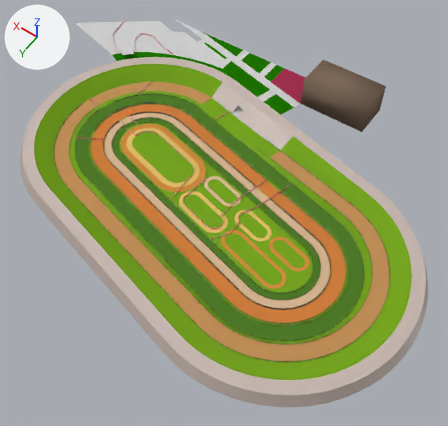
What one commit did to the Blender file assets/course/tracen-course/tracen-course-col.blend.
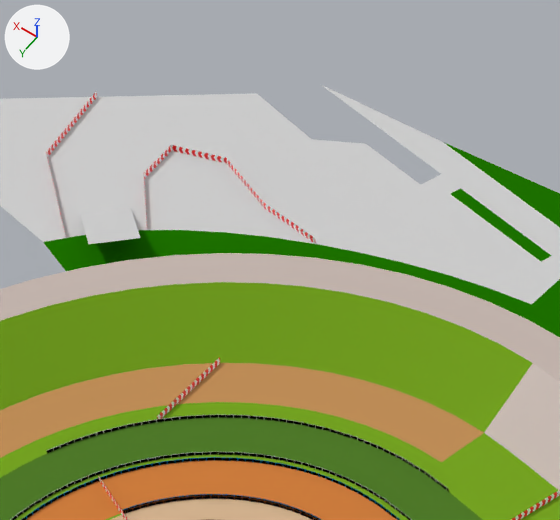
There are two pictures of each version: one whole from a 50 mm lens placed at (-17.9, 55.9, 39.3), pointed at (0.7, 29.9, -1.7), one close up on the part from 23% to 51% of the width and 0% to 28% of the height. Every picture has the same lights, and +X, +Y and +Z are marked at upper left.

Names of what the first close-up shows: 'course-col', 'course.001-col', 'course.002-col', 'course.002-col.001', 'course.005-col', 'course.006-col', 'course.007-col', 'course.008-col', 'course.009-col', 'course.012-col', 'course.013-col', 'course.014-col'.
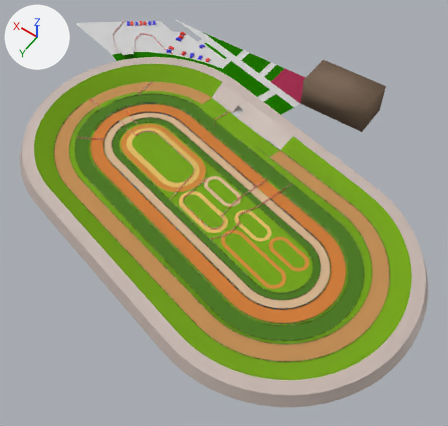
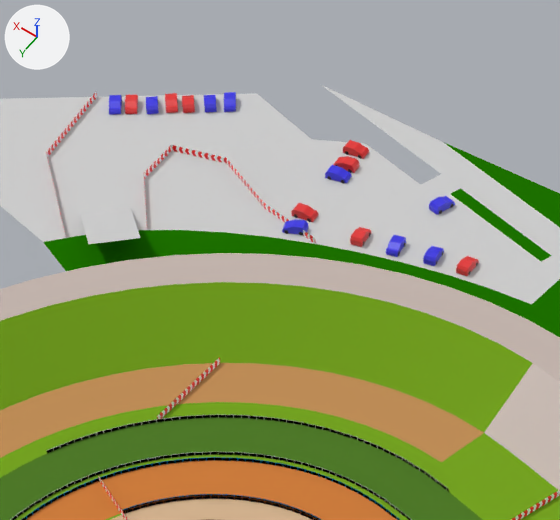
Changed parts and their boxes [x1, y1, x2, y2] in the close-ups (560 x 520 px):
'Plane.003', added: after [291, 203, 318, 222]
'Plane.004', added: after [325, 165, 352, 184]
'Plane.005', added: after [343, 140, 369, 159]
'Plane.009', added: after [282, 219, 309, 235]
'Plane.001', added: after [429, 196, 455, 215]
'Plane.008', added: after [386, 235, 406, 257]
'Plane', added: after [456, 256, 479, 276]
'Plane.007', added: after [423, 246, 444, 266]
'Plane.002', added: after [350, 227, 371, 247]
'Plane.006', added: after [333, 156, 359, 173]
'Plane.015', added: after [125, 95, 138, 114]
'Plane.012', added: after [109, 95, 122, 115]
'Plane.010', added: after [224, 92, 236, 112]
'Plane.014', added: after [165, 93, 178, 113]
'Plane.013', added: after [182, 95, 195, 113]
'Plane.011', added: after [204, 95, 217, 112]
'Plane.016', added: after [146, 96, 159, 114]

Edits to the bpy script that builds the scene:
```text
Add ob_plane_016:
    ob_plane_016 = bpy.data.objects.new('Plane.016', me_plane_017)  # 86 vertices, 79 faces; spans x -0.176..0.176, y -0.431..0.248, z -0.004..0.26; in mat_wheel (black #000000), mat_bluecar (blue #1600e7)
    ob_plane_016.location = (21.99, 15.86, 0.0)
    ob_plane_016.rotation_euler = (0.0, 0.0, 7.019)  # degrees (0, 0, 42)
    ob_plane_016.scale = (0.8, 0.8, 0.8)
Add ob_plane_015:
    ob_plane_015 = bpy.data.objects.new('Plane.015', me_plane_016)  # 86 vertices, 79 faces; spans x -0.176..0.176, y -0.431..0.248, z -0.004..0.26; in mat_redcar (red #e70200), mat_wheel (black #000000)
    ob_plane_015.location = (22.48, 16.04, 0.0)
    ob_plane_015.rotation_euler = (0.0, 0.0, 3.798)  # degrees (0, 0, 218)
    ob_plane_015.scale = (0.8, 0.8, 0.8)
Add ob_plane_014:
    ob_plane_014 = bpy.data.objects.new('Plane.014', me_plane_016.copy())
    ob_plane_014.location = (21.74, 15.45, 0.0)
    ob_plane_014.rotation_euler = (0.0, 0.0, 3.871)  # degrees (0, 0, 222)
    ob_plane_014.scale = (0.8, 0.8, 0.8)
Add ob_plane_013:
    ob_plane_013 = bpy.data.objects.new('Plane.013', me_plane_016.copy())
    ob_plane_013.location = (21.32, 15.33, 0.0)
    ob_plane_013.rotation_euler = (0.0, 0.0, 0.734)  # degrees (0, 0, 42)
    ob_plane_013.scale = (0.8, 0.8, 0.8)
Add ob_plane_012:
    ob_plane_012 = bpy.data.objects.new('Plane.012', me_plane_017.copy())
    ob_plane_012.location = (22.78, 16.27, 0.0)
    ob_plane_012.rotation_euler = (0.0, 0.0, 3.806)  # degrees (0, 0, 218)
    ob_plane_012.scale = (0.8, 0.8, 0.8)
Add ob_plane_011:
    ob_plane_011 = bpy.data.objects.new('Plane.011', me_plane_017.copy())
    ob_plane_011.location = (20.91, 15.01, 0.0)
    ob_plane_011.rotation_euler = (0.0, 0.0, 7.019)  # degrees (0, 0, 42)
    ob_plane_011.scale = (0.8, 0.8, 0.8)
Add ob_plane_010:
    ob_plane_010 = bpy.data.objects.new('Plane.010', me_plane_017.copy())
    ob_plane_010.location = (20.63, 14.61, 0.0)
    ob_plane_010.rotation_euler = (0.0, 0.0, 3.806)  # degrees (0, 0, 218)
    ob_plane_010.scale = (0.8, 0.8, 0.8)
Add ob_plane_004:
    ob_plane_004 = bpy.data.objects.new('Plane.004', me_plane_017.copy())
    ob_plane_004.location = (16.83, 15.39, 0.0)
    ob_plane_004.rotation_euler = (0.0, 0.0, 4.925)  # degrees (0, 0, 282)
    ob_plane_004.scale = (0.8, 0.8, 0.8)
Add ob_plane_009:
    ob_plane_009 = bpy.data.objects.new('Plane.009', me_plane_017.copy())
    ob_plane_009.location = (16.29, 17.44, 0.0)
    ob_plane_009.rotation_euler = (0.0, 0.0, 2.002)  # degrees (0, 0, 115)
    ob_plane_009.scale = (0.8, 0.8, 0.8)
Add ob_plane_008:
    ob_plane_008 = bpy.data.objects.new('Plane.008', me_plane_017.copy())
    ob_plane_008.location = (14.12, 16.6, 0.0)
    ob_plane_008.rotation_euler = (0.0, 0.0, 3.409)  # degrees (0, 0, 195)
    ob_plane_008.scale = (0.8, 0.8, 0.8)
Add ob_plane_007:
    ob_plane_007 = bpy.data.objects.new('Plane.007', me_plane_017.copy())
    ob_plane_007.location = (13.19, 16.51, 0.0)
    ob_plane_007.rotation_euler = (0.0, 0.0, 0.25)  # degrees (0, 0, 14)
    ob_plane_007.scale = (0.8, 0.8, 0.8)
Add ob_plane_006:
    ob_plane_006 = bpy.data.objects.new('Plane.006', me_plane_016.copy())
    ob_plane_006.location = (16.79, 14.94, 0.0)
    ob_plane_006.rotation_euler = (0.0, 0.0, 1.75)  # degrees (0, 0, 100)
    ob_plane_006.scale = (0.8, 0.8, 0.8)
Add ob_plane_005:
    ob_plane_005 = bpy.data.objects.new('Plane.005', me_plane_016.copy())
    ob_plane_005.location = (17.09, 14.41, 0.0)
    ob_plane_005.rotation_euler = (0.0, 0.0, -1.397)  # degrees (0, 0, -80)
    ob_plane_005.scale = (0.8, 0.8, 0.8)
Add ob_plane_003:
    ob_plane_003 = bpy.data.objects.new('Plane.003', me_plane_016.copy())
    ob_plane_003.location = (16.58, 16.95, 0.0)
    ob_plane_003.rotation_euler = (0.0, 0.0, -1.397)  # degrees (0, 0, -80)
    ob_plane_003.scale = (0.8, 0.8, 0.8)
Add ob_plane_002:
    ob_plane_002 = bpy.data.objects.new('Plane.002', me_plane_016.copy())
    ob_plane_002.location = (14.94, 16.92, 0.0)
    ob_plane_002.rotation_euler = (0.0, 0.0, 0.243)  # degrees (0, 0, 14)
    ob_plane_002.scale = (0.8, 0.8, 0.8)
Add ob_plane_001:
    ob_plane_001 = bpy.data.objects.new('Plane.001', me_plane_017.copy())
    ob_plane_001.location = (14.17, 14.94, 0.0)
    ob_plane_001.rotation_euler = (0.0, 0.0, -0.214)  # degrees (0, 0, -12)
    ob_plane_001.scale = (0.8, 0.8, 0.8)
Add ob_plane:
    ob_plane = bpy.data.objects.new('Plane', me_plane_016.copy())
    ob_plane.location = (12.37, 16.36, 0.0)
    ob_plane.rotation_euler = (0.0, 0.0, 0.134)  # degrees (0, 0, 7.7)
    ob_plane.scale = (0.8, 0.8, 0.8)
```
